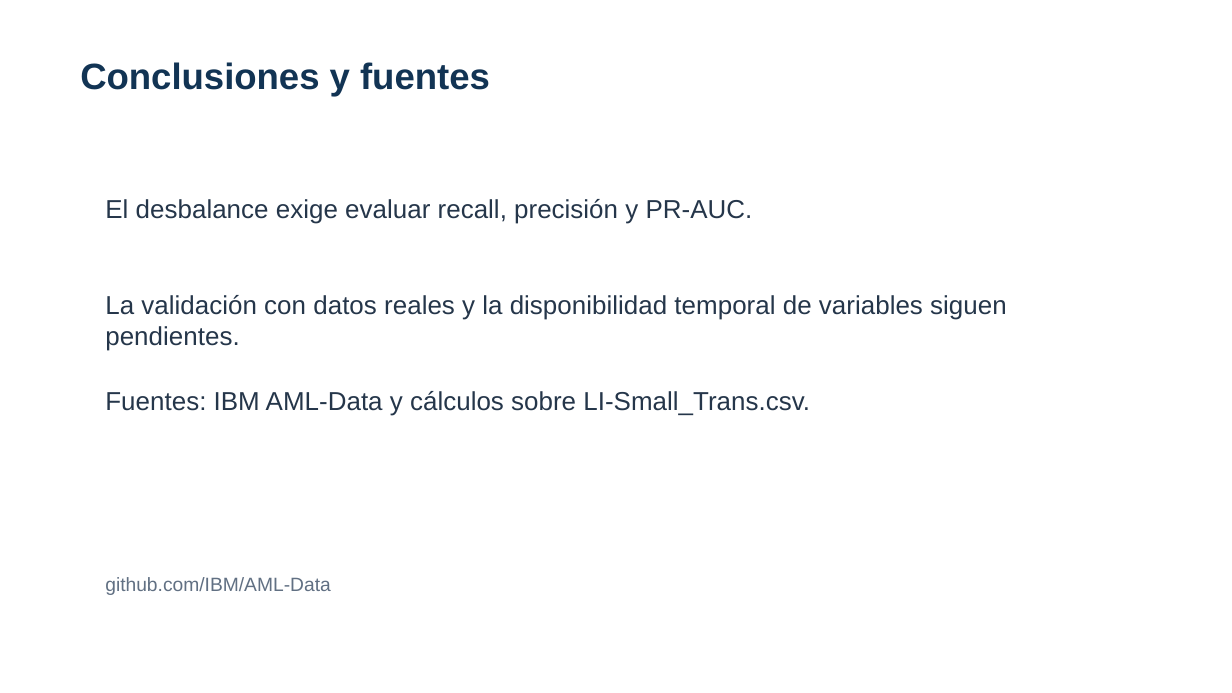
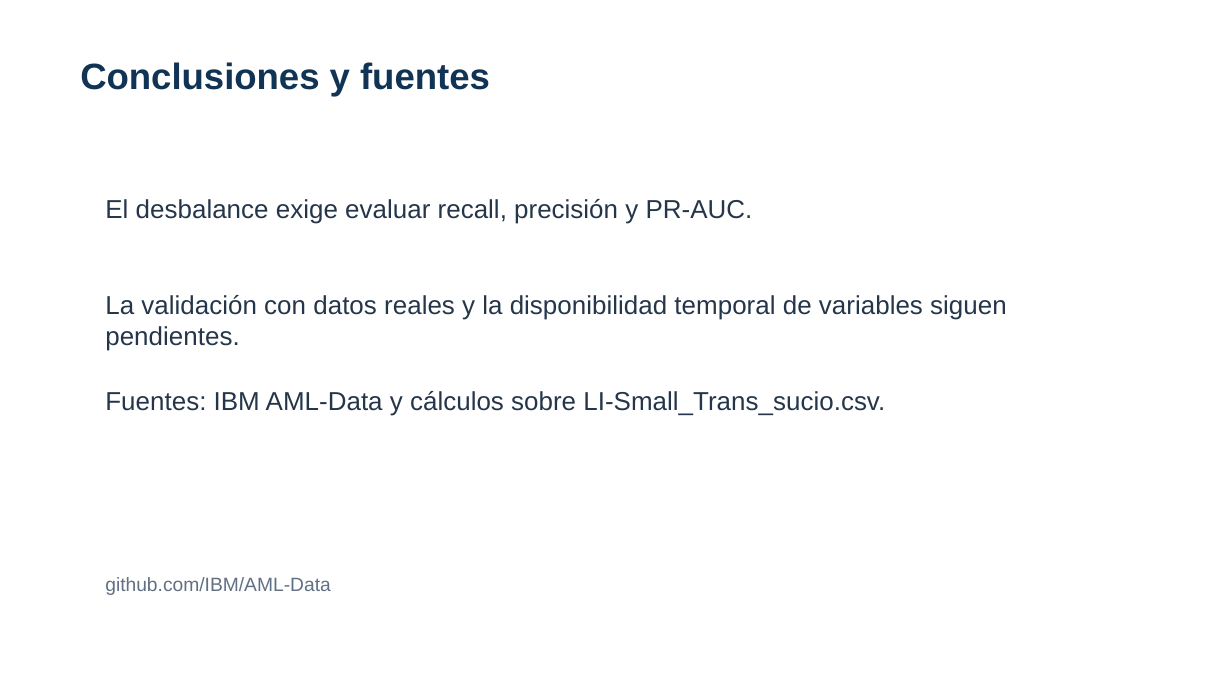
Before and after one commit to glender222/DataMining, a slide deck: slide 9 of informes/Presentacion_proyecto_borrador_v2.pptx. Drawn at 1232x693 pixels with LibreOffice and Linux fonts; fonts in the diff are those of the drawing. Boxes give left, top, right and bottom in pixels: in the first picture for what was removed or moved away, otherwise in the second. Text is boxed around its words. In the diff, an @@ line names an element or a change of style, - is before the commit and + after.

Commit message:
Actualizar presentación con los números de la data sucia
Diapositivas 3-9: ventana de 1.020.000 filas, 704 positivas (0,069 %),
medios de pago del dataset en proceso, calidad, variables nuevas y
dataset final de 946.201 x 12, alineados con el notebook y el informe.

```diff
--- a/informes/Presentacion_proyecto_borrador_v2.pptx
+++ b/informes/Presentacion_proyecto_borrador_v2.pptx
@@ text at [105, 391, 885, 416]: text changed @@
-Fuentes: IBM AML-Data y cálculos sobre LI-Small_Trans.csv.
+Fuentes: IBM AML-Data y cálculos sobre LI-Small_Trans_sucio.csv.
```
Also in this commit, not shown: 6 other slides changed.
